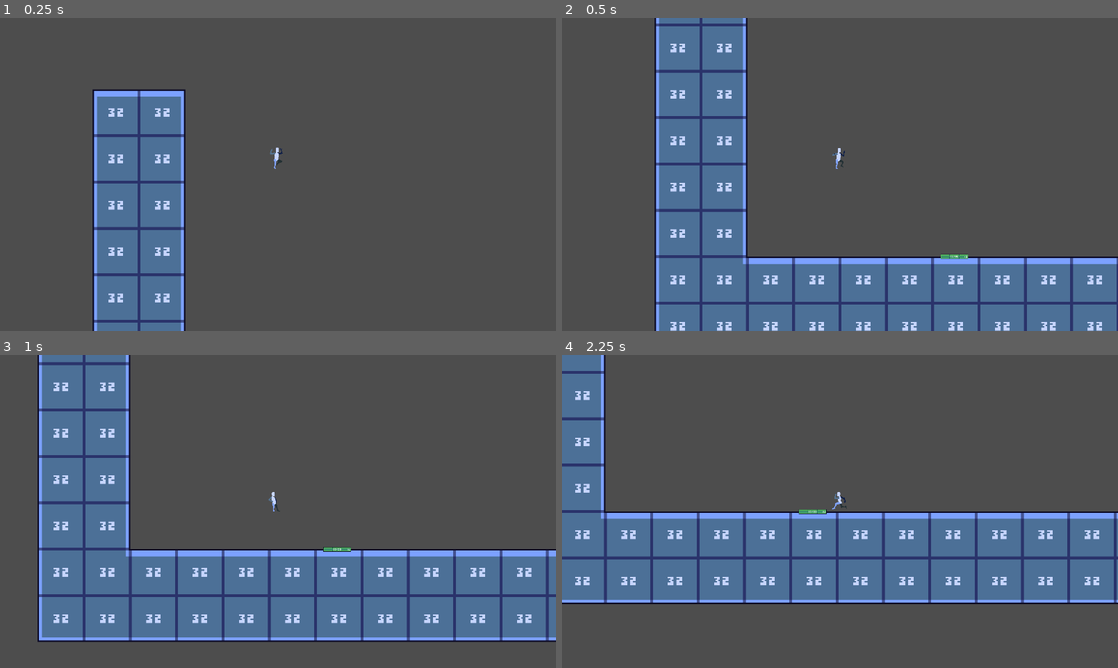
Above: before the commit, frames 1-4 (two rows, left to right).
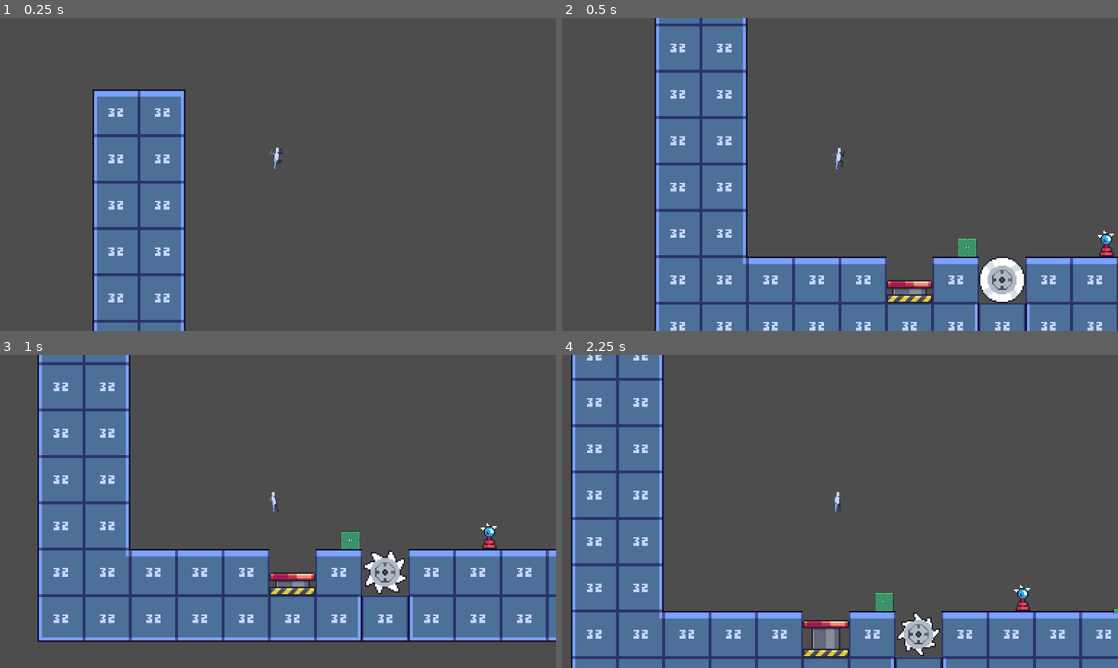
Above: after the commit, the same moments.

Repository: JohuMid/godot-better-demo
Game: Godot game, scene res://scenes/core/GameManager.tscn
The game is run twice, just before and just after one commit, with the same random seed, the same clock (stepped at 60 frames per second) and the same inputs.
Inputs (mouse positions are in pixels of both pictures, inside the frame that each line leads up to):
- Up to frame 1 (0.25 s): no input
- Up to frame 2 (0.5 s): no input
- Up to frame 3 (1 s): move the mouse to (400, 495) at 0.52 s; hold D (move_right) from 0.53 s (still down); click (400, 495) at 0.67 s; tap W (jump) at 0.77 s
- Up to frame 4 (2.25 s): move the mouse to (728, 527) at 1.27 s; tap W (jump) at 1.52 s; move the mouse to (895, 442) at 2.02 s; release D (move_right) at 2.03 s; hold A (move_left) from 2.03 s (still down)

Frame 1 is identical in both runs. In frame 2, 3.0% of the frame differs, in the area x 58-100%, y 68-100%; in frame 3, 3.1%; in frame 4, 51%, in the area x 0-100%, y 0-100%.

Commit message:
feat: 添加弹跳板、电击枪和链锯陷阱组件
新增三种交互组件：
- Bounce.gd：弹跳板，可将角色向上弹射
- Stungun.gd：电击枪，击退接触的玩家
- Chainsaw.gd：链锯陷阱，击退接触的玩家
更新玩家受击逻辑，添加受击动画和击退效果
调整测试关卡布局，添加新组件实例
更新物品精灵图资源及配置

Diff:
--- a/resources/item/spritesheet.json
+++ b/resources/item/spritesheet.json
@@ -2,8 +2,8 @@
 	"frames": {
 		"1.png": {
 			"frame": {
-				"x": 1,
-				"y": 1,
+				"x": 0,
+				"y": 0,
 				"w": 336,
 				"h": 48
 			},
@@ -22,8 +22,8 @@
 		},
 		"2.png": {
 			"frame": {
-				"x": 1,
-				"y": 51,
+				"x": 0,
+				"y": 48,
 				"w": 336,
 				"h": 48
 			},
@@ -42,8 +42,8 @@
 		},
 		"3.png": {
 			"frame": {
-				"x": 1,
-				"y": 101,
+				"x": 0,
+				"y": 96,
 				"w": 336,
 				"h": 48
 			},
@@ -62,8 +62,8 @@
 		},
 		"4.png": {
 			"frame": {
-				"x": 1,
-				"y": 151,
+				"x": 0,
+				"y": 144,
 				"w": 336,
 				"h": 48
 			},
@@ -82,8 +82,8 @@
 		},
 		"5.png": {
 			"frame": {
-				"x": 1,
-				"y": 201,
+				"x": 0,
+				"y": 192,
 				"w": 336,
 				"h": 48
 			},
@@ -102,8 +102,8 @@
 		},
 		"6.png": {
 			"frame": {
-				"x": 1,
-				"y": 251,
+				"x": 0,
+				"y": 240,
 				"w": 336,
 				"h": 48
 			},
@@ -127,8 +127,8 @@
 		"image": "spritesheet.png",
 		"format": "RGBA8888",
 		"size": {
-			"w": 338,
-			"h": 300
+			"w": 336,
+			"h": 288
 		},
 		"scale": "1"
 	}
--- /dev/null
+++ b/scenes/items/Bounce.tscn
@@ -0,0 +1,115 @@
+[gd_scene load_steps=7 format=3 uid="uid://bxn3kxy6gjxcc"]
+
+[ext_resource type="Script" uid="uid://cq3yw788lv4c0" path="res://scripts/components/Bounce.gd" id="1_17ctv"]
+[ext_resource type="Texture2D" uid="uid://t1qep33el80v" path="res://resources/item/spritesheet.png" id="1_qonue"]
+
+[sub_resource type="Animation" id="Animation_qonue"]
+resource_name = "bounce"
+length = 0.35
+step = 0.05
+tracks/0/type = "value"
+tracks/0/imported = false
+tracks/0/enabled = true
+tracks/0/path = NodePath("Visual/Sprite2D:region_rect")
+tracks/0/interp = 1
+tracks/0/loop_wrap = true
+tracks/0/keys = {
+"times": PackedFloat32Array(0),
+"transitions": PackedFloat32Array(1),
+"update": 0,
+"values": [Rect2(0, 0, 336, 48)]
+}
+tracks/1/type = "value"
+tracks/1/imported = false
+tracks/1/enabled = true
+tracks/1/path = NodePath("Visual/Sprite2D:hframes")
+tracks/1/interp = 1
+tracks/1/loop_wrap = true
+tracks/1/keys = {
+"times": PackedFloat32Array(0),
+"transitions": PackedFloat32Array(1),
+"update": 1,
+"values": [7]
+}
+tracks/2/type = "value"
+tracks/2/imported = false
+tracks/2/enabled = true
+tracks/2/path = NodePath("Visual/Sprite2D:frame")
+tracks/2/interp = 1
+tracks/2/loop_wrap = true
+tracks/2/keys = {
+"times": PackedFloat32Array(0, 0.05, 0.1, 0.15, 0.2, 0.25, 0.3),
+"transitions": PackedFloat32Array(1, 1, 1, 1, 1, 1, 1),
+"update": 1,
+"values": [0, 1, 2, 3, 4, 5, 6]
+}
+
+[sub_resource type="Animation" id="Animation_17ctv"]
+length = 0.001
+tracks/0/type = "value"
+tracks/0/imported = false
+tracks/0/enabled = true
+tracks/0/path = NodePath("Visual/Sprite2D:region_rect")
+tracks/0/interp = 1
+tracks/0/loop_wrap = true
+tracks/0/keys = {
+"times": PackedFloat32Array(0),
+"transitions": PackedFloat32Array(1),
+"update": 0,
+"values": [Rect2(0, 0, 336, 48)]
+}
+tracks/1/type = "value"
+tracks/1/imported = false
+tracks/1/enabled = true
+tracks/1/path = NodePath("Visual/Sprite2D:hframes")
+tracks/1/interp = 1
+tracks/1/loop_wrap = true
+tracks/1/keys = {
+"times": PackedFloat32Array(0),
+"transitions": PackedFloat32Array(1),
+"update": 1,
+"values": [7]
+}
+tracks/2/type = "value"
+tracks/2/imported = false
+tracks/2/enabled = true
+tracks/2/path = NodePath("Visual/Sprite2D:frame")
+tracks/2/interp = 1
+tracks/2/loop_wrap = true
+tracks/2/keys = {
+"times": PackedFloat32Array(0),
+"transitions": PackedFloat32Array(1),
+"update": 1,
+"values": [0]
+}
+
+[sub_resource type="AnimationLibrary" id="AnimationLibrary_alyxa"]
+_data = {
+&"RESET": SubResource("Animation_17ctv"),
+&"bounce": SubResource("Animation_qonue")
+}
+
+[sub_resource type="RectangleShape2D" id="RectangleShape2D_qonue"]
+size = Vector2(32, 16)
+
+[node name="Bounce" type="Node2D"]
+script = ExtResource("1_17ctv")
+
+[node name="Visual" type="Node2D" parent="."]
+
+[node name="Sprite2D" type="Sprite2D" parent="Visual"]
+texture = ExtResource("1_qonue")
+hframes = 7
+region_enabled = true
+region_rect = Rect2(0, 0, 336, 48)
+
+[node name="AnimationPlayer" type="AnimationPlayer" parent="."]
+libraries = {
+&"": SubResource("AnimationLibrary_alyxa")
+}
+
+[node name="Detector" type="Area2D" parent="."]
+
+[node name="CollisionShape2D" type="CollisionShape2D" parent="Detector"]
+position = Vector2(0, 8)
+shape = SubResource("RectangleShape2D_qonue")
--- /dev/null
+++ b/scenes/items/Chainsaw.tscn
@@ -0,0 +1,115 @@
+[gd_scene load_steps=7 format=3 uid="uid://dom5oi6nv5o0i"]
+
+[ext_resource type="Texture2D" uid="uid://t1qep33el80v" path="res://resources/item/spritesheet.png" id="1_l7vlu"]
+[ext_resource type="Script" uid="uid://y1hwsk1yud83" path="res://scripts/components/Chainsaw.gd" id="1_uatpx"]
+
+[sub_resource type="Animation" id="Animation_l7vlu"]
+resource_name = "idle"
+length = 0.7
+loop_mode = 1
+step = 0.1
+tracks/0/type = "value"
+tracks/0/imported = false
+tracks/0/enabled = true
+tracks/0/path = NodePath("Visual/Sprite2D:region_rect")
+tracks/0/interp = 1
+tracks/0/loop_wrap = true
+tracks/0/keys = {
+"times": PackedFloat32Array(0),
+"transitions": PackedFloat32Array(1),
+"update": 0,
+"values": [Rect2(0, 48, 336, 48)]
+}
+tracks/1/type = "value"
+tracks/1/imported = false
+tracks/1/enabled = true
+tracks/1/path = NodePath("Visual/Sprite2D:hframes")
+tracks/1/interp = 1
+tracks/1/loop_wrap = true
+tracks/1/keys = {
+"times": PackedFloat32Array(0),
+"transitions": PackedFloat32Array(1),
+"update": 1,
+"values": [7]
+}
+tracks/2/type = "value"
+tracks/2/imported = false
+tracks/2/enabled = true
+tracks/2/path = NodePath("Visual/Sprite2D:frame")
+tracks/2/interp = 1
+tracks/2/loop_wrap = true
+tracks/2/keys = {
+"times": PackedFloat32Array(0, 0.1, 0.2, 0.3, 0.4, 0.5, 0.6),
+"transitions": PackedFloat32Array(1, 1, 1, 1, 1, 1, 1),
+"update": 1,
+"values": [0, 1, 2, 3, 4, 5, 6]
+}
+
+[sub_resource type="Animation" id="Animation_uatpx"]
+length = 0.001
+tracks/0/type = "value"
+tracks/0/imported = false
+tracks/0/enabled = true
+tracks/0/path = NodePath("Visual/Sprite2D:region_rect")
+tracks/0/interp = 1
+tracks/0/loop_wrap = true
+tracks/0/keys = {
+"times": PackedFloat32Array(0),
+"transitions": PackedFloat32Array(1),
+"update": 0,
+"values": [Rect2(0, 48, 336, 48)]
+}
+tracks/1/type = "value"
+tracks/1/imported = false
+tracks/1/enabled = true
+tracks/1/path = NodePath("Visual/Sprite2D:hframes")
+tracks/1/interp = 1
+tracks/1/loop_wrap = true
+tracks/1/keys = {
+"times": PackedFloat32Array(0),
+"transitions": PackedFloat32Array(1),
+"update": 1,
+"values": [7]
+}
+tracks/2/type = "value"
+tracks/2/imported = false
+tracks/2/enabled = true
+tracks/2/path = NodePath("Visual/Sprite2D:frame")
+tracks/2/interp = 1
+tracks/2/loop_wrap = true
+tracks/2/keys = {
+"times": PackedFloat32Array(0),
+"transitions": PackedFloat32Array(1),
+"update": 1,
+"values": [0]
+}
+
+[sub_resource type="AnimationLibrary" id="AnimationLibrary_032h8"]
+_data = {
+&"RESET": SubResource("Animation_uatpx"),
+&"idle": SubResource("Animation_l7vlu")
+}
+
+[sub_resource type="CircleShape2D" id="CircleShape2D_uatpx"]
+radius = 16.0
+
+[node name="Chainsaw" type="Node2D"]
+script = ExtResource("1_uatpx")
+
+[node name="Visual" type="Node2D" parent="."]
+
+[node name="Sprite2D" type="Sprite2D" parent="Visual"]
+texture = ExtResource("1_l7vlu")
+hframes = 7
+region_enabled = true
+region_rect = Rect2(0, 48, 336, 48)
+
+[node name="AnimationPlayer" type="AnimationPlayer" parent="."]
+libraries = {
+&"": SubResource("AnimationLibrary_032h8")
+}
+
+[node name="Detector" type="Area2D" parent="."]
+
+[node name="CollisionShape2D" type="CollisionShape2D" parent="Detector"]
+shape = SubResource("CircleShape2D_uatpx")
--- /dev/null
+++ b/scenes/items/Stungun.tscn
@@ -0,0 +1,115 @@
+[gd_scene load_steps=7 format=3 uid="uid://ct458gb6jx10i"]
+
+[ext_resource type="Script" uid="uid://d1og1vhmw2i4n" path="res://scripts/components/Stungun.gd" id="1_76ate"]
+[ext_resource type="Texture2D" uid="uid://t1qep33el80v" path="res://resources/item/spritesheet.png" id="1_u85ls"]
+
+[sub_resource type="Animation" id="Animation_76ate"]
+resource_name = "attack"
+length = 0.21
+step = 0.03
+tracks/0/type = "value"
+tracks/0/imported = false
+tracks/0/enabled = true
+tracks/0/path = NodePath("Visual/Sprite2D:region_rect")
+tracks/0/interp = 1
+tracks/0/loop_wrap = true
+tracks/0/keys = {
+"times": PackedFloat32Array(0),
+"transitions": PackedFloat32Array(1),
+"update": 0,
+"values": [Rect2(0, 240, 336, 48)]
+}
+tracks/1/type = "value"
+tracks/1/imported = false
+tracks/1/enabled = true
+tracks/1/path = NodePath("Visual/Sprite2D:hframes")
+tracks/1/interp = 1
+tracks/1/loop_wrap = true
+tracks/1/keys = {
+"times": PackedFloat32Array(0),
+"transitions": PackedFloat32Array(1),
+"update": 1,
+"values": [7]
+}
+tracks/2/type = "value"
+tracks/2/imported = false
+tracks/2/enabled = true
+tracks/2/path = NodePath("Visual/Sprite2D:frame")
+tracks/2/interp = 1
+tracks/2/loop_wrap = true
+tracks/2/keys = {
+"times": PackedFloat32Array(0, 0.03, 0.06, 0.089999996, 0.12, 0.14999999, 0.17999999),
+"transitions": PackedFloat32Array(1, 1, 1, 1, 1, 1, 1),
+"update": 1,
+"values": [0, 1, 2, 3, 4, 5, 6]
+}
+
+[sub_resource type="Animation" id="Animation_7l2vv"]
+length = 0.001
+tracks/0/type = "value"
+tracks/0/imported = false
+tracks/0/enabled = true
+tracks/0/path = NodePath("Visual/Sprite2D:region_rect")
+tracks/0/interp = 1
+tracks/0/loop_wrap = true
+tracks/0/keys = {
+"times": PackedFloat32Array(0),
+"transitions": PackedFloat32Array(1),
+"update": 0,
+"values": [Rect2(0, 240, 336, 48)]
+}
+tracks/1/type = "value"
+tracks/1/imported = false
+tracks/1/enabled = true
+tracks/1/path = NodePath("Visual/Sprite2D:hframes")
+tracks/1/interp = 1
+tracks/1/loop_wrap = true
+tracks/1/keys = {
+"times": PackedFloat32Array(0),
+"transitions": PackedFloat32Array(1),
+"update": 1,
+"values": [7]
+}
+tracks/2/type = "value"
+tracks/2/imported = false
+tracks/2/enabled = true
+tracks/2/path = NodePath("Visual/Sprite2D:frame")
+tracks/2/interp = 1
+tracks/2/loop_wrap = true
+tracks/2/keys = {
+"times": PackedFloat32Array(0),
+"transitions": PackedFloat32Array(1),
+"update": 1,
+"values": [0]
+}
+
+[sub_resource type="AnimationLibrary" id="AnimationLibrary_5vdan"]
+_data = {
+&"RESET": SubResource("Animation_7l2vv"),
+&"attack": SubResource("Animation_76ate")
+}
+
+[sub_resource type="RectangleShape2D" id="RectangleShape2D_jo0fo"]
+size = Vector2(20, 24)
+
+[node name="Stungun" type="Node2D"]
+script = ExtResource("1_76ate")
+
+[node name="Visual" type="Node2D" parent="."]
+
+[node name="Sprite2D" type="Sprite2D" parent="Visual"]
+texture = ExtResource("1_u85ls")
+hframes = 7
+region_enabled = true
+region_rect = Rect2(0, 240, 336, 48)
+
+[node name="AnimationPlayer" type="AnimationPlayer" parent="."]
+libraries = {
+&"": SubResource("AnimationLibrary_5vdan")
+}
+
+[node name="Detector" type="Area2D" parent="."]
+
+[node name="CollisionShape2D" type="CollisionShape2D" parent="Detector"]
+position = Vector2(0, 12)
+shape = SubResource("RectangleShape2D_jo0fo")
--- a/scenes/levels/Level0.tscn
+++ b/scenes/levels/Level0.tscn
@@ -1,24 +1,36 @@
-[gd_scene load_steps=5 format=4 uid="uid://evr32afob2m7"]
+[gd_scene load_steps=8 format=4 uid="uid://evr32afob2m7"]
 
 [ext_resource type="TileSet" uid="uid://bmowt2na06w2i" path="res://resources/tres/new_tile_set.tres" id="2_68ib6"]
 [ext_resource type="PackedScene" uid="uid://b7drwybm3moq" path="res://scenes/items/PressurePlate.tscn" id="4_fh0io"]
 [ext_resource type="PackedScene" uid="uid://boqjb8fl55hyb" path="res://scenes/items/RightEdge.tscn" id="4_qcr8a"]
 [ext_resource type="PackedScene" uid="uid://i4ishioo27ak" path="res://scenes/items/Box.tscn" id="5_68ib6"]
+[ext_resource type="PackedScene" uid="uid://bxn3kxy6gjxcc" path="res://scenes/items/Bounce.tscn" id="5_rbe81"]
+[ext_resource type="PackedScene" uid="uid://ct458gb6jx10i" path="res://scenes/items/Stungun.tscn" id="6_in5bs"]
+[ext_resource type="PackedScene" uid="uid://dom5oi6nv5o0i" path="res://scenes/items/Chainsaw.tscn" id="7_ax2ff"]
 
 [node name="Level0" type="Node2D"]
 
 [node name="TileMapLayer" type="TileMapLayer" parent="."]
-tile_map_data = PackedByteArray("AAD9/wYAAAABAAIAAAD9/wUAAAA …(616 unchanged characters)… FAAYAAAABAAIAAAAFAAUAAAABAAAAAAAEAAYAAAABAAIAAAAEAAUAAAABAAAAAAADAAYAAAABAAIAAAADAAUAAAABAAAAAAACAAYAAAABAAIAAAACAAUAAAABAAAAAAABAAYAAAABAAIAAAABAAUAAAABAAAAAAAAAAYAAAABAAIAAAAAAAUAAAABAAAAAAD//wY …(63 unchanged characters)…
+tile_map_data = PackedByteArray("AAD9/wYAAAABAAIAAAD9/wUAAAA …(616 unchanged characters)… FAAYAAAABAAIAAAAFAAUAAAABAAAAAAAEAAYAAAAAAAIAAAAEAAUAAAABAAAAAAADAAYAAAABAAIAAAACAAYAAAACAAIAAAACAAUAAAABAAAAAAABAAYAAAABAAIAAAAAAAYAAAABAAIAAAAAAAUAAAABAAAAAAD//wY …(63 unchanged characters)…
 tile_set = ExtResource("2_68ib6")
 
 [node name="PressurePlate" parent="." instance=ExtResource("4_fh0io")]
-position = Vector2(79, 160)
+position = Vector2(256, 160)
 
 [node name="Box" parent="." instance=ExtResource("5_68ib6")]
-position = Vector2(400, 40)
+position = Vector2(88, 136)
 script = null
 
 [node name="PlayerSpawn" type="Marker2D" parent="."]
 
 [node name="RightEdge" parent="." instance=ExtResource("4_qcr8a")]
 position = Vector2(576, 160)
+
+[node name="Bounce" parent="." instance=ExtResource("5_rbe81")]
+position = Vector2(48, 168)
+
+[node name="Stungun" parent="." instance=ExtResource("6_in5bs")]
+position = Vector2(184, 136)
+
+[node name="Chainsaw" parent="." instance=ExtResource("7_ax2ff")]
+position = Vector2(112, 176)
--- /dev/null
+++ b/scripts/components/Bounce.gd
@@ -0,0 +1,53 @@
+extends Node2D # <--- 脚本现在继承自 Node2D
+
+signal activated   # 压力板被压下（打开通路）
+signal deactivated # 压力板释放（关闭通路）
+
+# --- 可配置的属性 ---
+@export var bounce_speed: float = 400.0
+
+# --- 内部状态变量 ---
+var object_count: int = 0
+var animation_player: AnimationPlayer
+
+# --- 节点引用 ---
+@onready var detector: Area2D = $Detector
+@onready var visual: Node2D = $Visual
+
+func _ready() -> void:
+	animation_player = $AnimationPlayer
+	# 连接检测器的信号到本脚本的函数
+	detector.body_entered.connect(_on_body_entered)
+	detector.body_exited.connect(_on_body_exited)
+
+func _physics_process(delta: float) -> void:
+	pass
+
+func _on_body_entered(body: Node2D) -> void:
+	if body is CharacterBody2D or body is RigidBody2D:
+		object_count += 1
+		if object_count == 1:
+			activate()
+
+func _on_body_exited(body: Node2D) -> void:
+	if body is CharacterBody2D or body is RigidBody2D:
+		object_count -= 1
+		object_count = max(object_count, 0)
+		if object_count == 0:
+			deactivate()
+
+func activate() -> void:
+	print("Activated!")
+	animation_player.play("bounce")
+	# 将进入区域的物体向上推动
+	for body in detector.get_overlapping_bodies():
+		if body is CharacterBody2D:
+			body.velocity.y = -bounce_speed
+		elif body is RigidBody2D:
+			body.linear_velocity.y = -bounce_speed
+			print("Activated!")
+			emit_signal("activated")
+
+func deactivate() -> void:
+	print("Deactivated!")
+	emit_signal("deactivated")
--- /dev/null
+++ b/scripts/components/Chainsaw.gd
@@ -0,0 +1,85 @@
+extends Node2D
+
+signal activated
+signal deactivated
+
+# --- 可配置的属性 ---
+@export var bounce_speed: float = 200.0
+@export var vertical_bounce: float = 50.0  # 可选：轻微向上弹跳，增强打击感
+@export var cooldown_time: float = 0.3     # 防止连续触发（可选）
+
+# --- 内部状态变量 ---
+var object_count: int = 0
+var animation_player: AnimationPlayer
+var recently_hit: Dictionary = {}  # 记录最近被击中的对象和时间
+
+# --- 节点引用 ---
+@onready var detector: Area2D = $Detector
+@onready var visual: Node2D = $Visual
+
+func _ready() -> void:
+	animation_player = $AnimationPlayer
+	if animation_player:
+		animation_player.play("idle")
+	detector.body_entered.connect(_on_body_entered)
+	detector.body_exited.connect(_on_body_exited)
+
+func _physics_process(delta: float) -> void:
+	# 清理过期的冷却记录（可选优化）
+	for body in recently_hit.keys():
+		if recently_hit[body] + cooldown_time < Time.get_ticks_msec() / 1000.0:
+			recently_hit.erase(body)
+
+func _on_body_entered(body: Node2D) -> void:
+	if body is CharacterBody2D or body is RigidBody2D:
+		object_count += 1
+		if object_count == 1:
+			activate()
+
+func _on_body_exited(body: Node2D) -> void:
+	if body is CharacterBody2D or body is RigidBody2D:
+		object_count = max(object_count - 1, 0)
+		if object_count == 0:
+			deactivate()
+
+func activate() -> void:
+	print("Activated!")
+
+	# 处理所有当前重叠的角色
+	for body in detector.get_overlapping_bodies():
+		if body is CharacterBody2D:
+			_process_body(body)
+		elif body is RigidBody2D:
+			_process_rigid_body(body)
+
+	emit_signal("activated")
+
+func _process_rigid_body(body: RigidBody2D) -> void:
+	body.linear_velocity.y = -bounce_speed * 2
+	print("Activated!")
+	emit_signal("activated")
+	pass
+
+func _process_body(body: CharacterBody2D) -> void:
+	if recently_hit.has(body):
+		return
+	recently_hit[body] = Time.get_ticks_msec() / 1000.0
+
+	var direction = (body.global_position - global_position).normalized()
+	if direction.length() == 0:
+		direction = Vector2.RIGHT
+
+	var push_vel = direction * bounce_speed
+	if vertical_bounce > 0:
+		push_vel.y -= vertical_bounce
+
+	# 调用玩家的受击接口
+	if body.has_method("take_hit"):
+		body.take_hit(push_vel)
+	else:
+		# 兜底：直接设 velocity（但会被覆盖）
+		body.velocity = push_vel
+
+func deactivate() -> void:
+	print("Deactivated!")
+	emit_signal("deactivated")
--- /dev/null
+++ b/scripts/components/Stungun.gd
@@ -0,0 +1,85 @@
+extends Node2D
+
+signal activated
+signal deactivated
+
+# --- 可配置的属性 ---
+@export var bounce_speed: float = 200.0
+@export var vertical_bounce: float = 50.0  # 可选：轻微向上弹跳，增强打击感
+@export var cooldown_time: float = 0.3     # 防止连续触发（可选）
+
+# --- 内部状态变量 ---
+var object_count: int = 0
+var animation_player: AnimationPlayer
+var recently_hit: Dictionary = {}  # 记录最近被击中的对象和时间
+
+# --- 节点引用 ---
+@onready var detector: Area2D = $Detector
+@onready var visual: Node2D = $Visual
+
+func _ready() -> void:
+	animation_player = $AnimationPlayer
+	detector.body_entered.connect(_on_body_entered)
+	detector.body_exited.connect(_on_body_exited)
+
+func _physics_process(delta: float) -> void:
+	# 清理过期的冷却记录（可选优化）
+	for body in recently_hit.keys():
+		if recently_hit[body] + cooldown_time < Time.get_ticks_msec() / 1000.0:
+			recently_hit.erase(body)
+
+func _on_body_entered(body: Node2D) -> void:
+	if body is CharacterBody2D or body is RigidBody2D:
+		object_count += 1
+		if object_count == 1:
+			activate()
+
+func _on_body_exited(body: Node2D) -> void:
+	if body is CharacterBody2D or body is RigidBody2D:
+		object_count = max(object_count - 1, 0)
+		if object_count == 0:
+			deactivate()
+
+func activate() -> void:
+	print("Activated!")
+	# 播放攻击动画
+	animation_player.play("attack")
+	animation_player.animation_finished.connect(_on_attack_forward_finished, CONNECT_ONE_SHOT)
+
+	# 处理所有当前重叠的角色
+	for body in detector.get_overlapping_bodies():
+		if body is CharacterBody2D:
+			_process_body(body)
+
+	emit_signal("activated")
+
+func _on_attack_forward_finished(anim_name: String) -> void:
+	if anim_name == "attack":
+		# 跳到动画末尾（确保倒放从最后一帧开始）
+		animation_player.seek(animation_player.current_animation_length, true)
+		# 开始倒放
+		animation_player.play_backwards("attack")
+
+func _process_body(body: CharacterBody2D) -> void:
+	if recently_hit.has(body):
+		return
+	recently_hit[body] = Time.get_ticks_msec() / 1000.0
+
+	var direction = (body.global_position - global_position).normalized()
+	if direction.length() == 0:
+		direction = Vector2.RIGHT
+
+	var push_vel = direction * bounce_speed
+	if vertical_bounce > 0:
+		push_vel.y -= vertical_bounce
+
+	# 调用玩家的受击接口
+	if body.has_method("take_hit"):
+		body.take_hit(push_vel)
+	else:
+		# 兜底：直接设 velocity（但会被覆盖）
+		body.velocity = push_vel
+
+func deactivate() -> void:
+	print("Deactivated!")
+	emit_signal("deactivated")
--- a/scripts/entities/player/Player.gd
+++ b/scripts/entities/player/Player.gd
@@ -24,6 +24,11 @@
 # —————— 动画帧偏移相关 ——————
 var original_offset: Vector2 = Vector2.ZERO # 原始偏移量
 var platform_jump_offset: float = -280.0 # PlatformJump最后两帧的向上偏移
+
+# —————— 受击相关 ——————
+var is_hit: bool = false
+@export var hit_duration: float = 0.3  # 受击僵直时间（秒）
+var hit_timer: float = 0.0
 
 # —— 角色原始帧尺寸 ——
 const ORIGINAL_FRAME_WIDTH: int = 128
@@ -41,6 +46,8 @@
 	"UpwardJumpDown": 1.0, # 原地跳下降
 	"Landing": 1.7, # 落地
 	"PlatformJump": 2.0, # 跳跃平台
+	"Death":2.0, # 死亡
+	"TakingDamage":2.0, # 受击
 	"default": 1.0
 }
 
@@ -92,6 +99,16 @@
 
 # —————— 物理处理 ——————
 func _physics_process(delta):
+	# ===== 受击期间不处理输入 =====
+	if is_hit:
+		hit_timer -= delta
+		if hit_timer <= 0:
+			is_hit = false
+		move_and_slide()
+		# 受击动画
+		_set_animation("TakingDamage")
+		return
+
 	if is_climbing:
 		move_and_slide()
 		return
@@ -292,6 +309,14 @@
 	elif anim_name in ["Landing"]:
 		_update_animation(was_on_floor, is_on_floor())
 
+func take_hit(push_velocity: Vector2) -> void:
+	if is_hit:
+		return  # 防止连击
+	is_hit = true
+	hit_timer = hit_duration
+	velocity = push_velocity  # 直接应用击退速度
+	# 可选：播放音效、屏幕震动等
+
 func _try_climb_edge():
 	var space_state = get_world_2d().direct_space_state
 	var direction = 1 if animated_sprite.flip_h == false else -1
--- a/scripts/utils/TexturePackerImporter.gd
+++ b/scripts/utils/TexturePackerImporter.gd
@@ -11,7 +11,8 @@
 	"UpwardJumpUp",
 	"UpwardJumpDown",
 	"Landing",
-	"PlatformJump"
+	"PlatformJump",
+	"Death"
 	# 添加其他只需播放一次的动画名
 ]
 
Not shown, added: resources/background/background 1/1.png.import
Not shown, added: resources/background/background 1/2.png.import
Not shown, added: resources/background/background 1/3.png.import
Not shown, added: resources/background/background 1/4.png.import
Not shown, added: resources/background/background 1/5.png.import
Not shown, added: resources/background/background 1/6.png.import
Not shown, added: resources/background/background 2/1.png.import
Not shown, added: resources/background/background 2/2.png.import
Not shown, added: resources/background/background 2/3.png.import
Not shown, added: resources/background/background 2/4.png.import
Not shown, added: resources/background/background 3/1.png.import
Not shown, added: resources/background/background 3/2.png.import
(and 23 more such lines)
